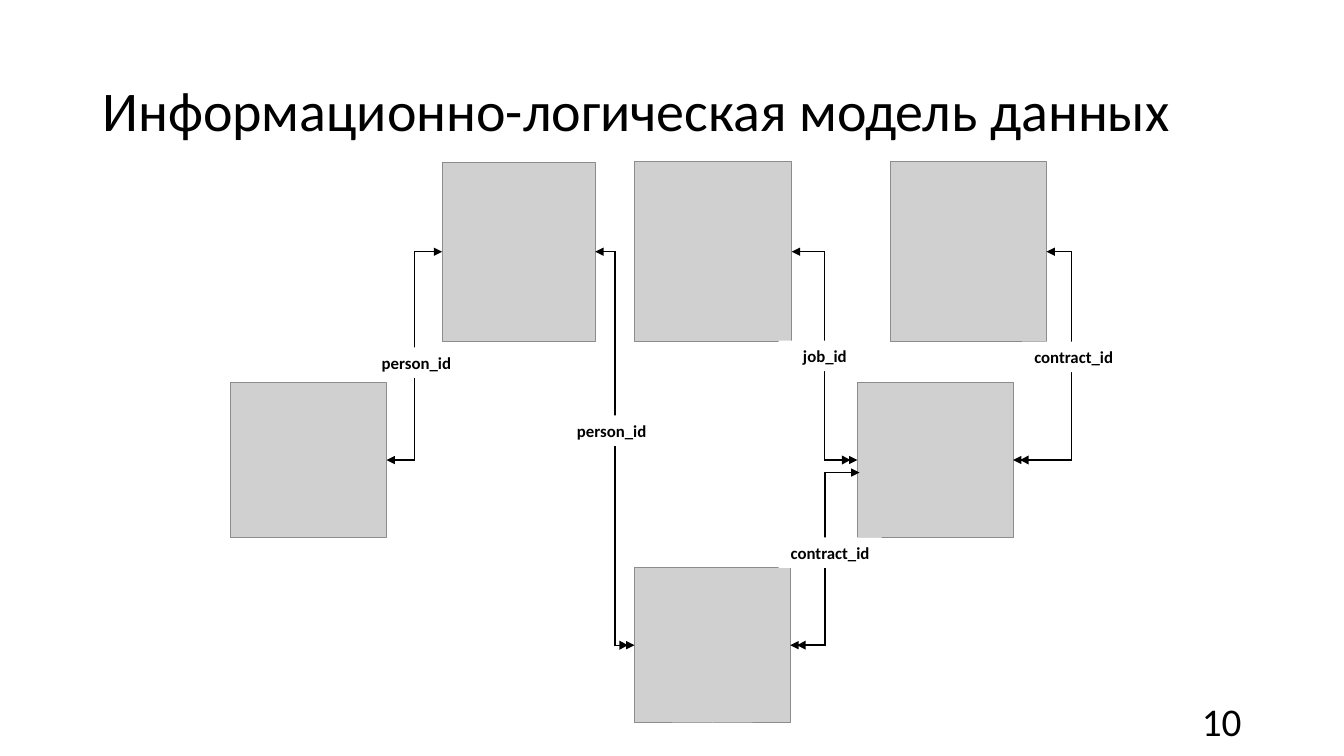
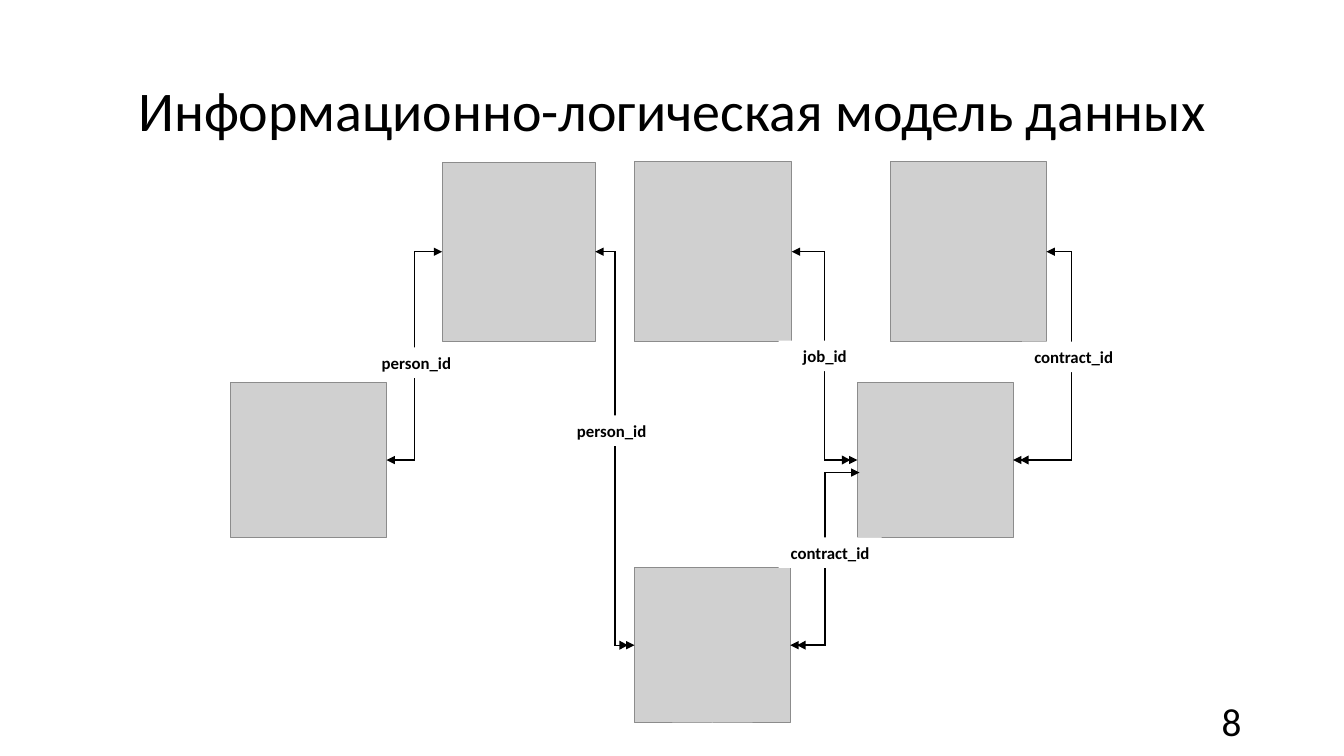
Before and after one commit to churakovra/graduateWork, a slide deck: slide 8 of product/vkr_pres_for_printing.pptx (slide 10 before the commit). Drawn at 1344x756 pixels with LibreOffice and Linux fonts; fonts in the diff are those of the drawing; grey boxes stand for pictures. Boxes give left, top, right and bottom in pixels: in the first picture for what was removed or moved away, otherwise in the second. Text is boxed around its words. In the diff, an @@ line names an element or a change of style, - is before the commit and + after.

```diff
--- a/product/vkr_pres_for_printing.pptx
+++ b/product/vkr_pres_for_printing.pptx
@@ title "Информационно-логическая модель данных" at (x1=138, y1=93, x2=1205, y2=141): alignment left to centre @@
@@ text at (x1=1222, y1=709, x2=1242, y2=737): text changed @@
-10
+8
```
Also in this commit, not shown: 17 other slides changed, 3 slides added, 4 slides removed, 10 other files.
